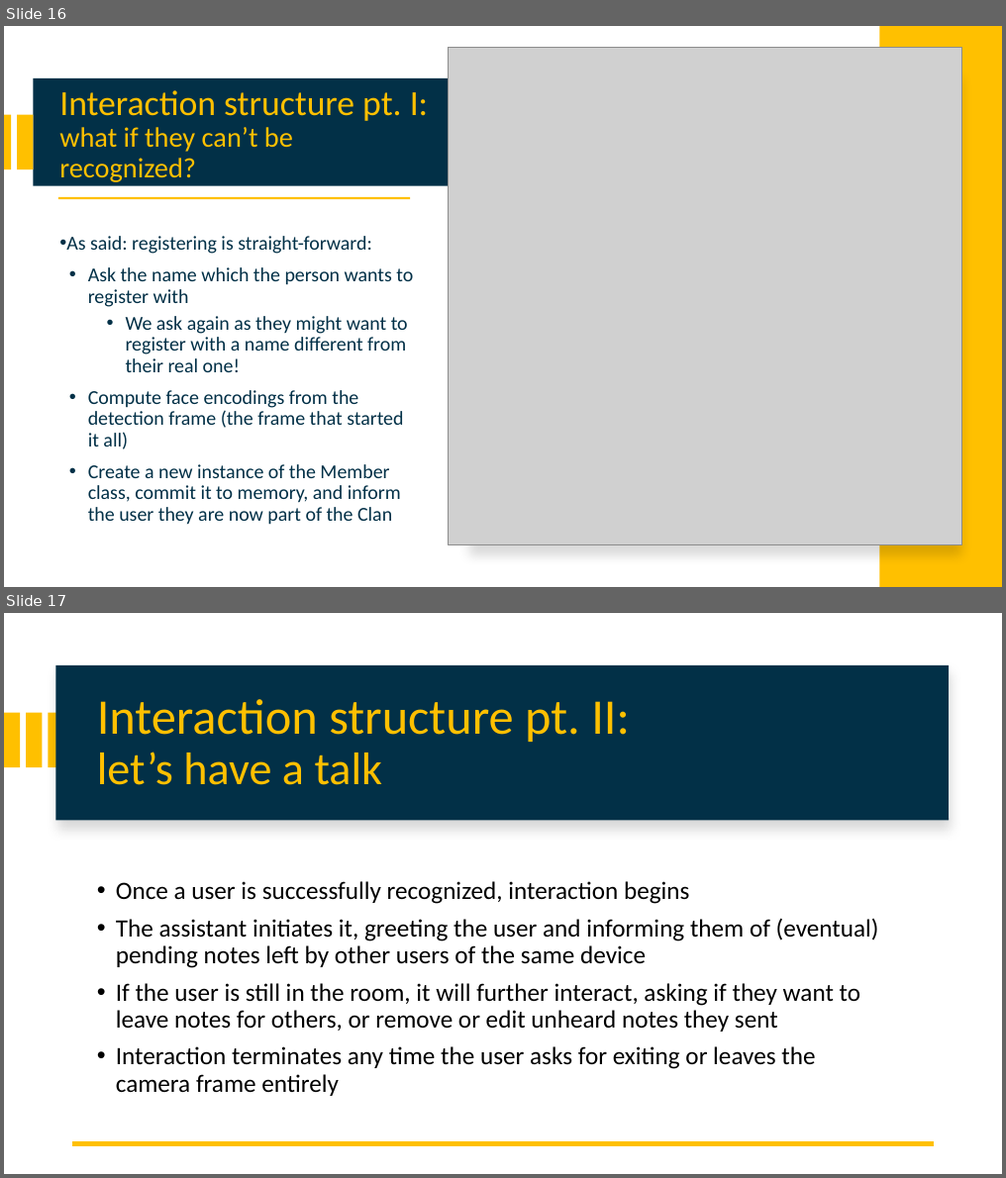
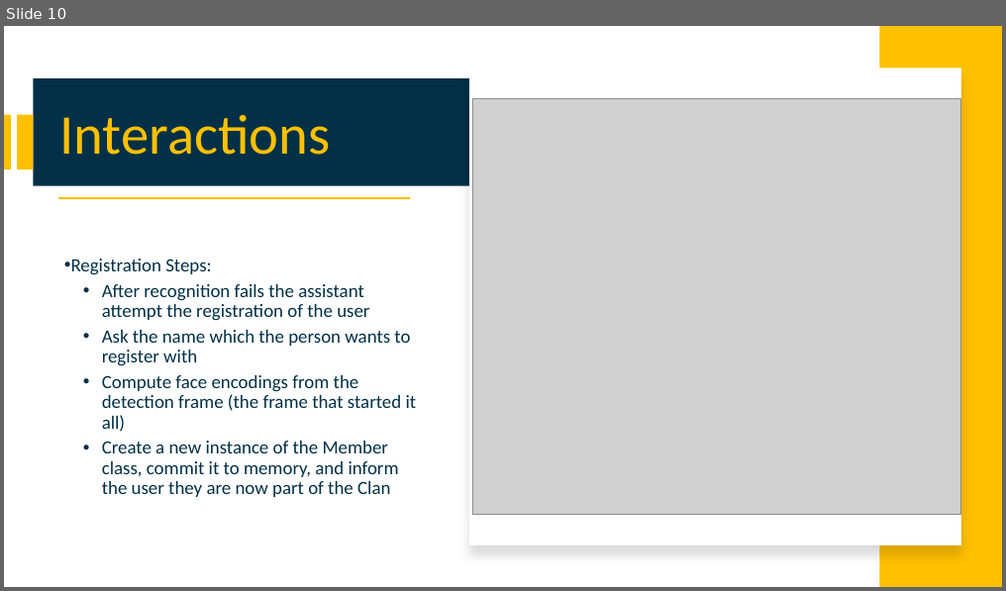
Before and after one commit to attennig/MultimodalMultiuserHomeAssistant, a slide deck: Multimodal personalized multiuser Home Assistant.pptx. Shown one above the other, each under a label of ours: slides 16 and 17 before the commit, slide 10 after it. The pictures are 1006x1178 and 1006x591 pixels, drawn with LibreOffice and Linux fonts; fonts in the diff are those of the drawing; grey boxes stand for pictures. Boxes give left, top, right and bottom in pixels: in the first picture for what was removed or moved away, otherwise in the second. Text is boxed around its words. In the diff, an @@ line names an element or a change of style, - is before the commit and + after.

```diff
--- a/Multimodal personalized multiuser Home Assistant.pptx
+++ b/Multimodal personalized multiuser Home Assistant.pptx
@@ slide 17 removed at (4, 613, 1002, 1174), background #FFFFFF @@
@@ rectangle removed at (55, 665, 948, 820) @@
@@ rectangle removed at (56, 663, 949, 818) @@
@@ title removed at (97, 699, 630, 785) @@
-Interaction structure pt. II:
-let’s have a talk
@@ rectangle removed at (4, 713, 20, 768) @@
@@ rectangle removed at (26, 713, 42, 768) @@
@@ rectangle removed at (49, 713, 63, 768) @@
@@ text removed at (116, 881, 879, 1096) @@
-• Once a user is successfully recognized, interaction begins
-• The assistant initiates it, greeting the user and informing them of (eventual) pending notes left by other users of the same device
-• If the user is still in the room, it will further interact, asking if they want to leave notes for others, or remove or edit unheard notes they sent
-• Interaction terminates any time the user asks for exiting or leaves the camera frame entirely
@@ line removed from (934, 1144) to (73, 1144) @@
@@ what was slide 16 is now slide 10 @@
@@ slide 10 changed as well @@
@@ picture: place and size @@
-picture at (448, 48, 961, 546)
+picture at (472, 98, 961, 516)
@@ title at (59, 115, 330, 155): text changed; size 27 to 54 pt @@
-Interaction structure pt. I: what if they can’t be recognized?
+Interactions
@@ text at (71, 259, 369, 321): text changed; size 19 to 18 pt @@
-• As said: registering is straight-forward:
+• Registration Steps:
+  • After recognition fails the assistant attempt the registration of the user
@@ text at (126, 316, 408, 372): paragraph removed @@
-  • We ask again as they might want to register with a name different from their real one!
@@ text at (102, 330, 417, 497): size 19 to 18 pt in "Ask the name which the person wants ...", "Compute face encodings from the detection frame ...", "Create a new instance of the Member ..."; list level 1 to 2 in "Ask the name which the ..."; list level 1 to 2 in "Compute face encodings from the ..."; list level 1 to 2 in "Create a new instance of ..." @@
```
Also in this commit, not shown: 12 other slides changed, 4 slides added, 5 other slides removed, 1 other file.
